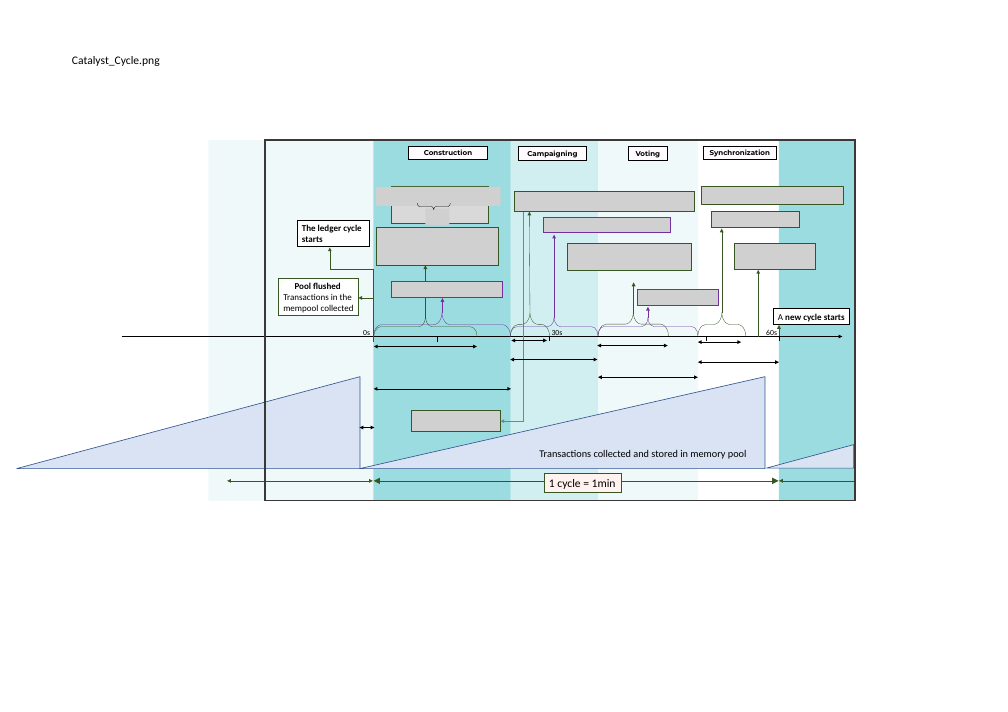
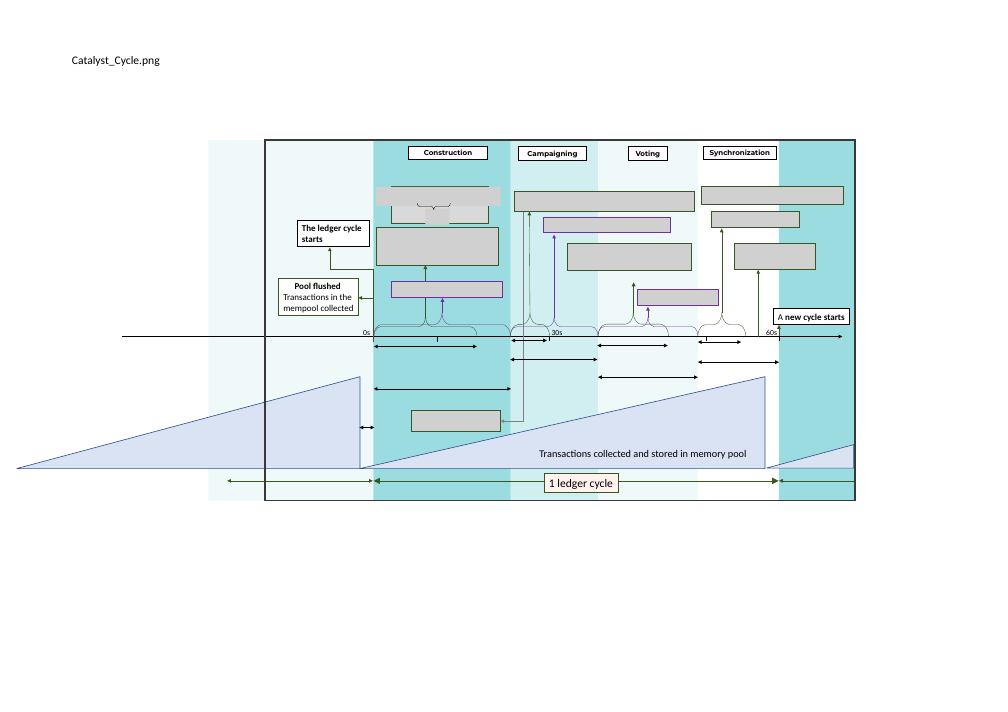
Before and after one commit to RedSkiesIO/consensus-whitepaper, a slide deck: slide 1 of figures/Powerpoint/DesginConsensusAndDatabase.pptx. Drawn at 1008x712 pixels with LibreOffice and Linux fonts; fonts in the diff are those of the drawing; grey boxes stand for pictures; background and template pictures are left out. Boxes give left, top, right and bottom in pixels: in the first picture for what was removed or moved away, otherwise in the second. Text is boxed around its words. In the diff, an @@ line names an element or a change of style, - is before the commit and + after.

```diff
--- a/figures/Powerpoint/DesginConsensusAndDatabase.pptx
+++ b/figures/Powerpoint/DesginConsensusAndDatabase.pptx
@@ text in rectangle at [549,479,613,489]: text changed @@
-1 cycle = 1min
+1 ledger cycle
```
Also in this commit, not shown: 2 other slides changed, 2 slides added, 9 other files.
